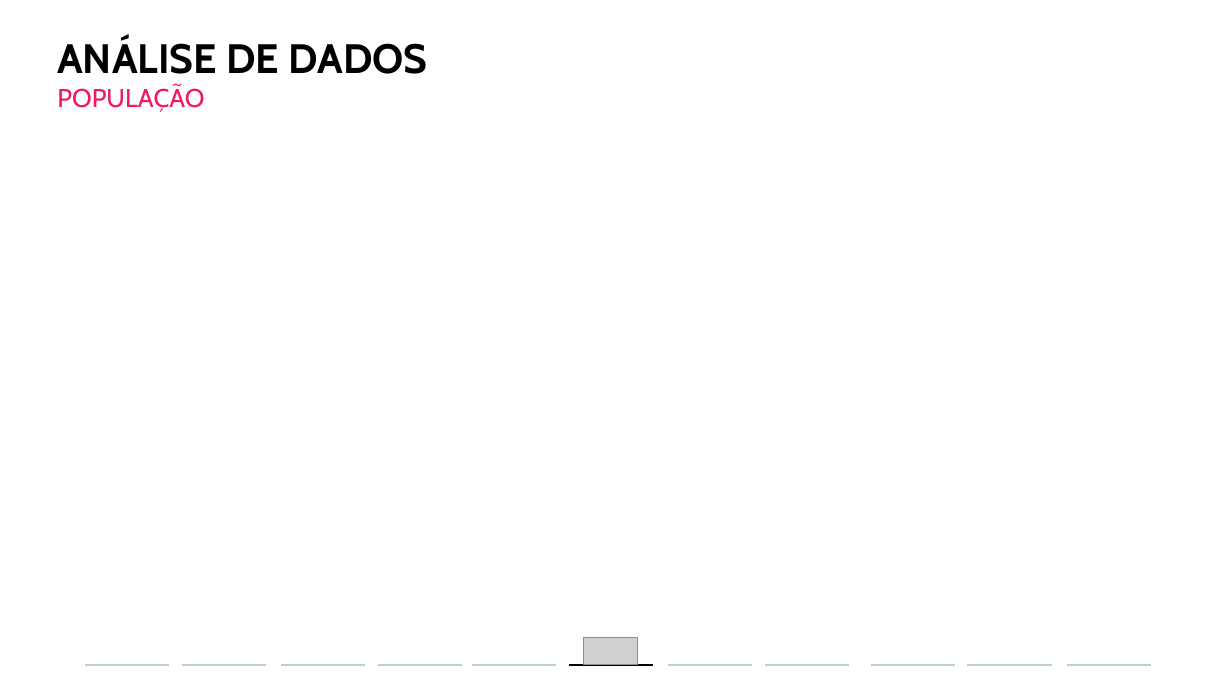
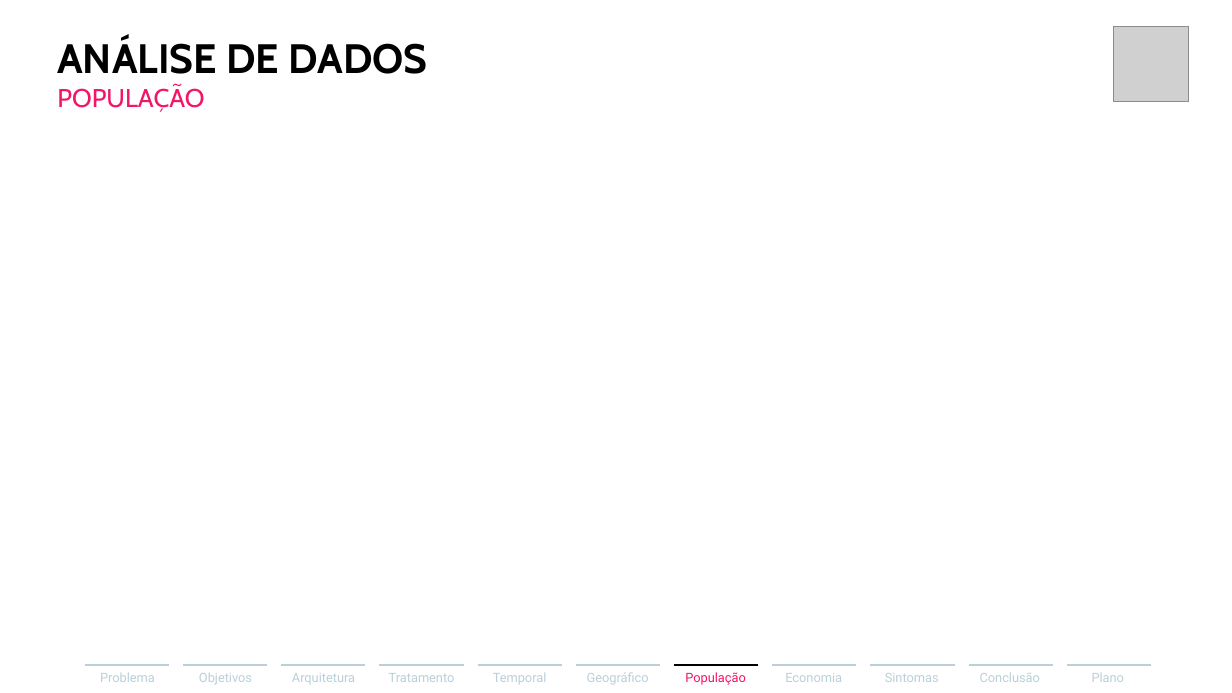
Before and after one commit to luishrufino/bigdata_covid, a slide deck: slide 8 of Relatório de Resultados.pptx. Drawn at 1232x693 pixels with LibreOffice and Linux fonts; fonts in the diff are those of the drawing; grey boxes stand for pictures. Boxes give left, top, right and bottom in pixels: in the first picture for what was removed or moved away, otherwise in the second. Text is boxed around its words. In the diff, an @@ line names an element or a change of style, - is before the commit and + after.

Commit message:
Análise temporal add

```diff
--- a/Relatório de Resultados.pptx
+++ b/Relatório de Resultados.pptx
@@ picture added at [1114,27,1189,102] @@
@@ picture removed at [584,638,638,665] @@
@@ text added at [100,673,155,682], 10 pt, text #BAD0D9 @@
+Problema
@@ text added at [199,673,252,685], 10 pt, text #BAD0D9 @@
+Objetivos
@@ text added at [292,673,355,684], 10 pt, text #BAD0D9 @@
+Arquitetura
@@ text added at [389,673,455,682], 10 pt, text #BAD0D9 @@
+Tratamento
@@ line moved from (471, 665) - (556, 665) to (478, 665) - (562, 665) @@
@@ text added at [493,673,547,684], 10 pt, text #BAD0D9 @@
+Temporal
@@ line moved from (668, 665) - (752, 665) to (576, 665) - (660, 665) @@
@@ text added at [587,672,649,685], 10 pt, text #BAD0D9 @@
+Geográfico
@@ line moved from (568, 665) - (653, 665) to (674, 665) - (759, 665) @@
@@ text added at [685,672,746,685], 10 pt, text #F21667 @@
+População
@@ line moved from (765, 665) - (849, 665) to (773, 665) - (857, 665) @@
@@ text added at [785,673,842,682], 10 pt, text #BAD0D9 @@
+Economia
@@ text added at [885,673,939,682], 10 pt, text #BAD0D9 @@
+Sintomas
@@ text added at [980,673,1040,682], 10 pt, text #BAD0D9 @@
+Conclusão
@@ text added at [1092,673,1124,682], 10 pt, text #BAD0D9 @@
+Plano
```
Also in this commit, not shown: 4 other slides changed, 6 slides added, 5 slides removed, 3 other files.
